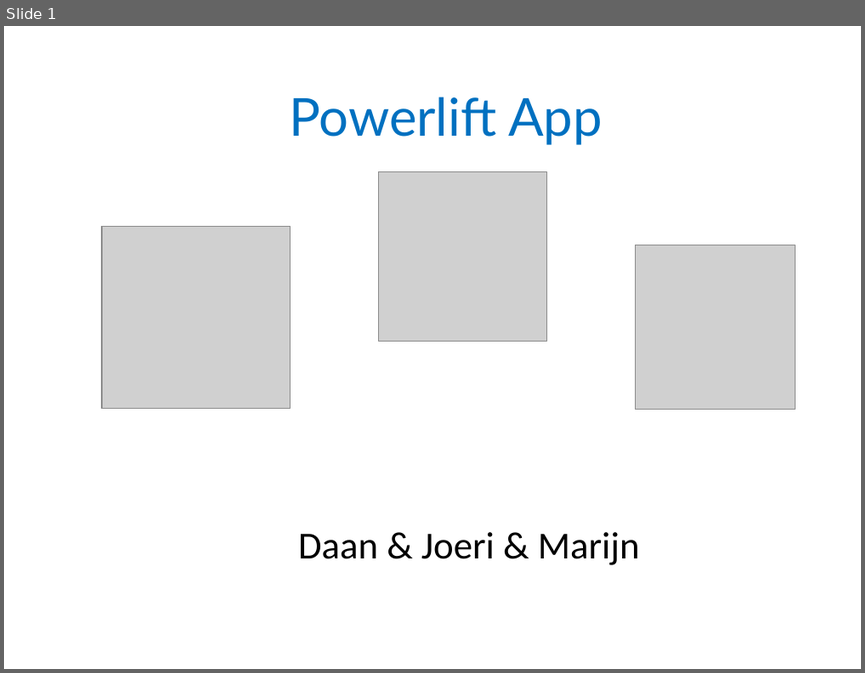
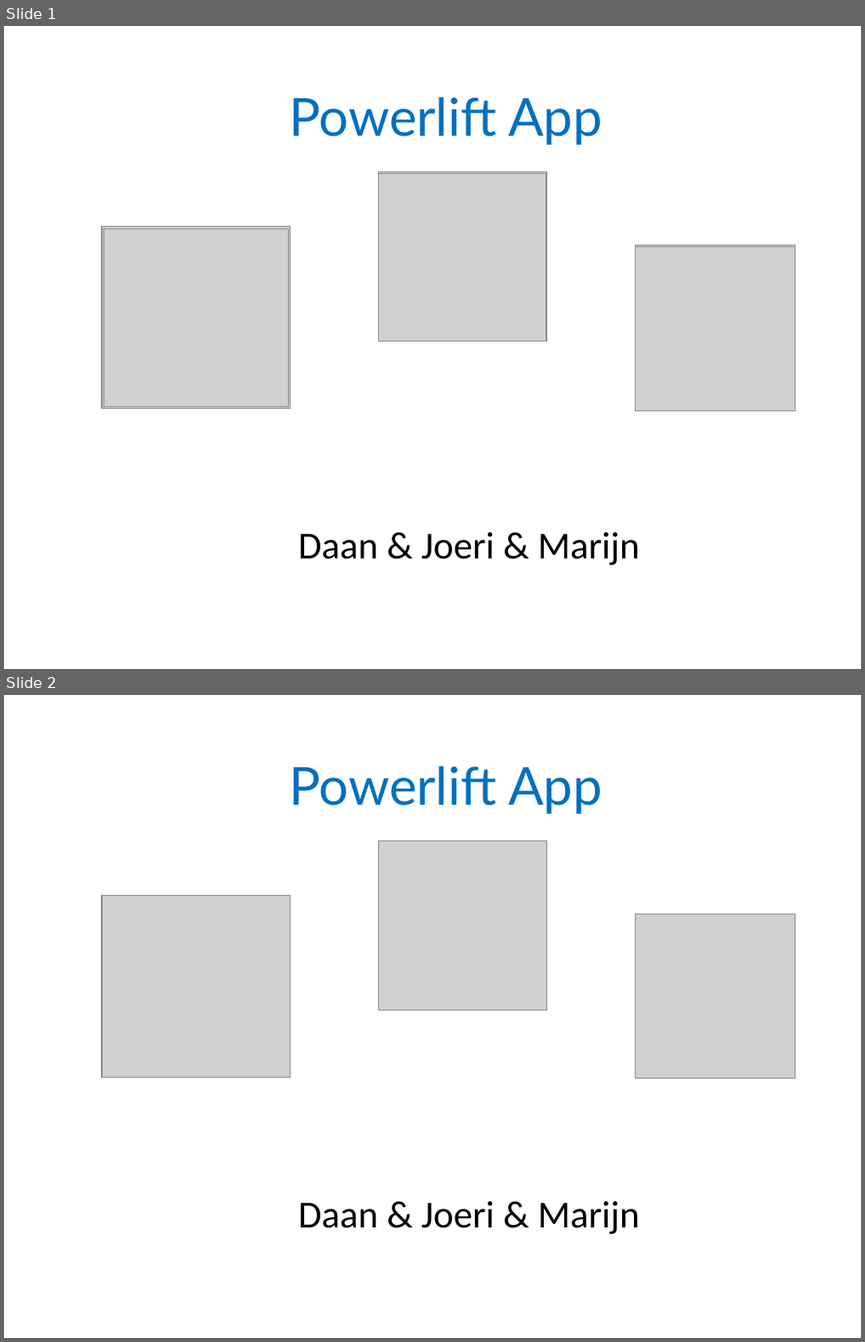
Before and after one commit to DASnoeken/Powerlift_App, a slide deck: Powerlift Powerpoint.pptx. Shown one above the other, each under a label of ours: slide 1 before the commit, slides 1 and 2 after it. The pictures are 865x673 and 865x1342 pixels, drawn with LibreOffice and Linux fonts; fonts in the diff are those of the drawing; grey boxes stand for pictures; background and template pictures are left out. Boxes give left, top, right and bottom in pixels: in the first picture for what was removed or moved away, otherwise in the second. Text is boxed around its words. In the diff, an @@ line names an element or a change of style, - is before the commit and + after.

```diff
--- a/Powerlift Powerpoint.pptx
+++ b/Powerlift Powerpoint.pptx
@@ slide 1 added at <box>4,26,861,669</box>, background picture (left out) @@
@@ title added at <box>289,97,602,145</box>, 44 pt, text #0070C0 @@
+Powerlift App
@@ picture added at <box>378,171,547,340</box> @@
@@ picture added at <box>378,173,546,341</box> @@
@@ picture added at <box>102,226,290,408</box> @@
@@ picture added at <box>104,229,289,407</box> @@
@@ picture added at <box>635,244,794,409</box> @@
@@ picture added at <box>635,246,794,410</box> @@
@@ subtitle added at <box>298,532,640,565</box>, 32 pt, text #000000 @@
+Daan & Joeri & Marijn
@@ what was slide 1 is now slide 2 @@
```
Also in this commit, not shown: 2 slides changed.
